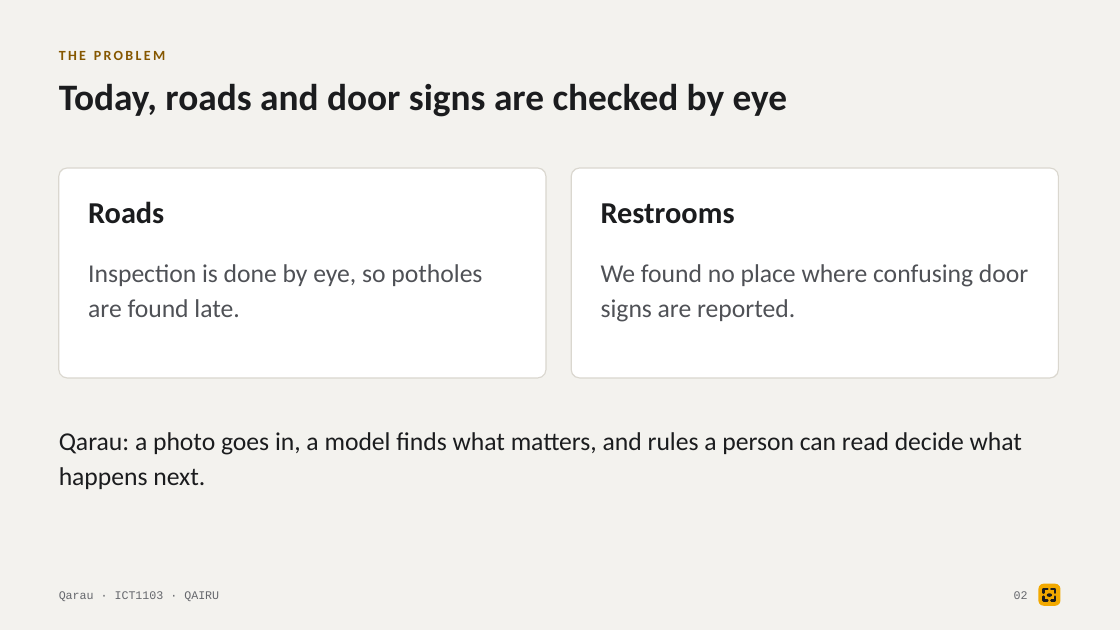
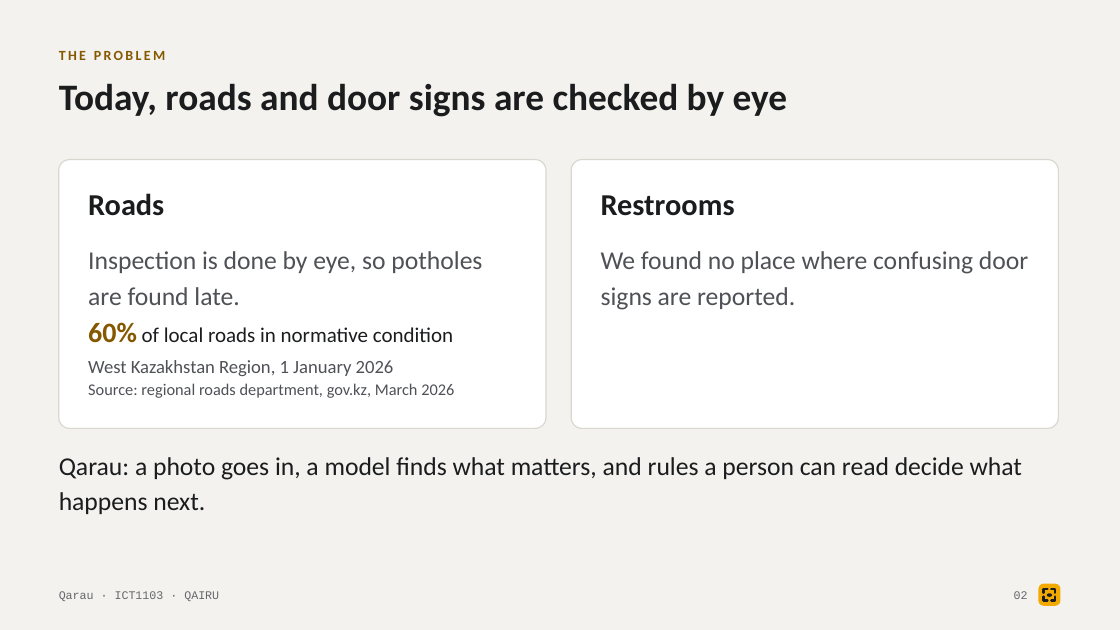
Before and after one commit to tairqaldy/jolscan-ict-final-1st-trimester, a slide deck: slide 2 of docs/deck/qarau-defense-deck.pptx. Drawn at 1120x630 pixels with LibreOffice and Linux fonts; fonts in the diff are those of the drawing. Boxes give left, top, right and bottom in pixels: in the first picture for what was removed or moved away, otherwise in the second. Text is boxed around its words. In the diff, an @@ line names an element or a change of style, - is before the commit and + after.

Commit message:
Deck rebuilt from main; slide 2 gets its sourced statistic (R-2)
Slide 2's Roads card shows that 60% of local roads in West Kazakhstan Region were
in normative condition on 1 January 2026 (regional roads department, gov.kz,
found in #443, page re-checked tonight). make_deck.py reads the 60 from the quote
in deck-sources.md and stops if they differ; the script names it as one region's
figure for local roads. Rebuilt after #426, #451, #450, #442, #436 and #443:
191 numbers checked, one open gap (R-6), estimate 8:02. SLIDE-NUMBERS.md
regenerated.

```diff
--- a/docs/deck/qarau-defense-deck.pptx
+++ b/docs/deck/qarau-defense-deck.pptx
@@ rounded rectangle: place and size @@
-rounded rectangle at box(59, 168, 546, 378)
+rounded rectangle at box(59, 160, 546, 429)
@@ rounded rectangle: place and size @@
-rounded rectangle at box(571, 168, 1059, 378)
+rounded rectangle at box(571, 160, 1059, 429)
@@ text "Roads": place and size @@
-text "Roads" at box(88, 201, 164, 224)
+text "Roads" at box(88, 193, 164, 216)
@@ text "Restrooms": place and size @@
-text "Restrooms" at box(601, 203, 735, 224)
+text "Restrooms" at box(601, 195, 735, 216)
@@ text "Inspection is done by eye, ...": place and size @@
-text "Inspection is done by eye, ..." at box(88, 264, 482, 317)
+text "Inspection is done by eye, ..." at box(88, 251, 482, 305)
@@ text "We found no place where ...": place and size @@
-text "We found no place where ..." at box(601, 264, 1028, 322)
+text "We found no place where ..." at box(601, 251, 1028, 310)
@@ text added at box(88, 322, 454, 398), 14 pt, text #4F5156 @@
+60% of local roads in normative condition
+West Kazakhstan Region, 1 January 2026
+Source: regional roads department, gov.kz, March 2026
@@ text "Qarau: a photo goes in, ...": place and size @@
-text "Qarau: a photo goes in, ..." at box(59, 432, 1022, 489)
+text "Qarau: a photo goes in, ..." at box(59, 457, 1022, 514)
```
Also in this commit, not shown: 1 other slide changed, 5 other files.
